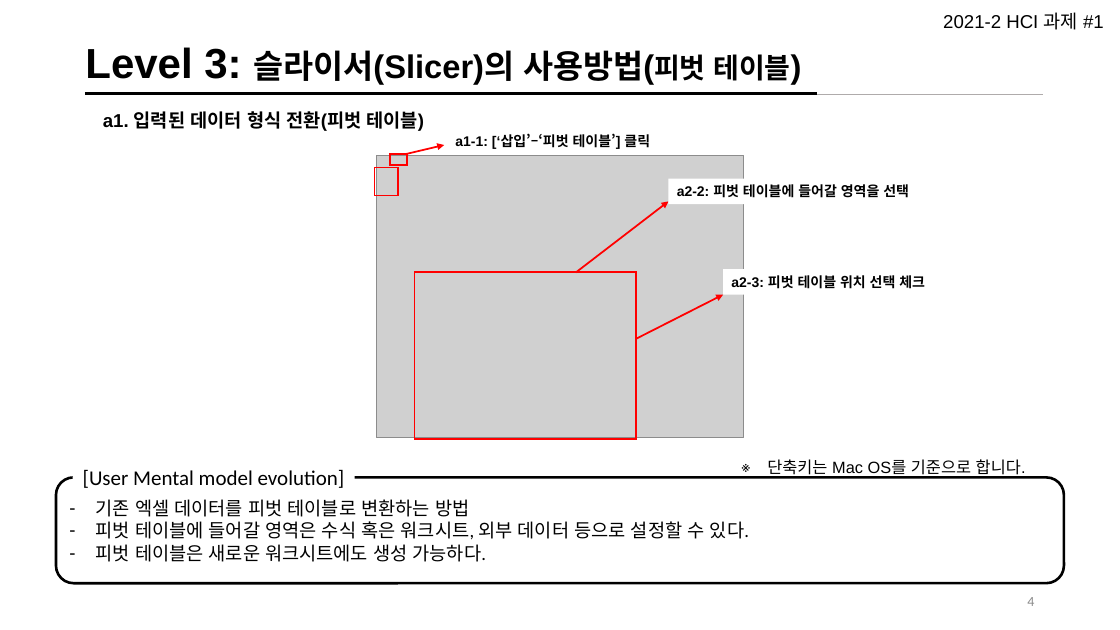
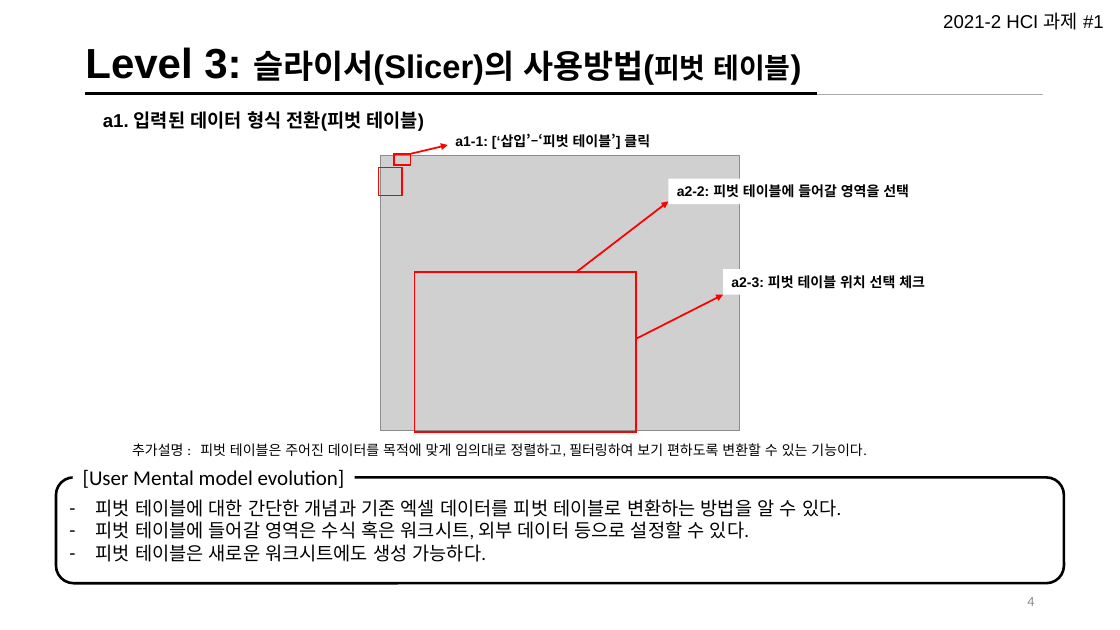
Before and after one commit to Jeeseob/homework2021-2, a slide deck: slide 5 of user-interface/week3/UI_Mental Model_김지섭.pptx. Drawn at 1120x630 pixels with LibreOffice and Linux fonts; fonts in the diff are those of the drawing; grey boxes stand for pictures. Boxes give left, top, right and bottom in pixels: in the first picture for what was removed or moved away, otherwise in the second. Text is boxed around its words. In the diff, an @@ line names an element or a change of style, - is before the commit and + after.

Commit message:
피벗 테이블 내용 추가

```diff
--- a/user-interface/week3/UI_Mental Model_김지섭.pptx
+++ b/user-interface/week3/UI_Mental Model_김지섭.pptx
@@ arrow moved from (407, 154) - (444, 145) to (411, 154) - (448, 145) @@
@@ rectangle moved from (x1=375, y1=167, x2=398, y2=195) to (x1=379, y1=167, x2=402, y2=195) @@
@@ picture resized from (x1=376, y1=155, x2=744, y2=438) to (x1=381, y1=155, x2=739, y2=431) @@
@@ rectangle resized from (x1=415, y1=272, x2=636, y2=439) to (x1=415, y1=272, x2=636, y2=432) @@
@@ text added at (x1=132, y1=443, x2=183, y2=456), 12 pt, text #000000 @@
+추가설명 :
@@ text added at (x1=200, y1=443, x2=866, y2=457), 12 pt, text #000000 @@
+피벗 테이블은 주어진 데이터를 목적에 맞게 임의대로 정렬하고, 필터링하여 보기 편하도록 변환할 수 있는 기능이다.
@@ text removed at (x1=767, y1=459, x2=1026, y2=479) @@
-※ 단축키는 Mac OS를 기준으로 합니다.
@@ text in rounded rectangle at (x1=96, y1=499, x2=841, y2=517): text changed @@
-– 기존 엑셀 데이터를 피벗 테이블로 변환하는 방법
+– 피벗 테이블에 대한 간단한 개념과 기존 엑셀 데이터를 피벗 테이블로 변환하는 방법을 알 수 있다.
```
Also in this commit, not shown: 5 other slides changed.
